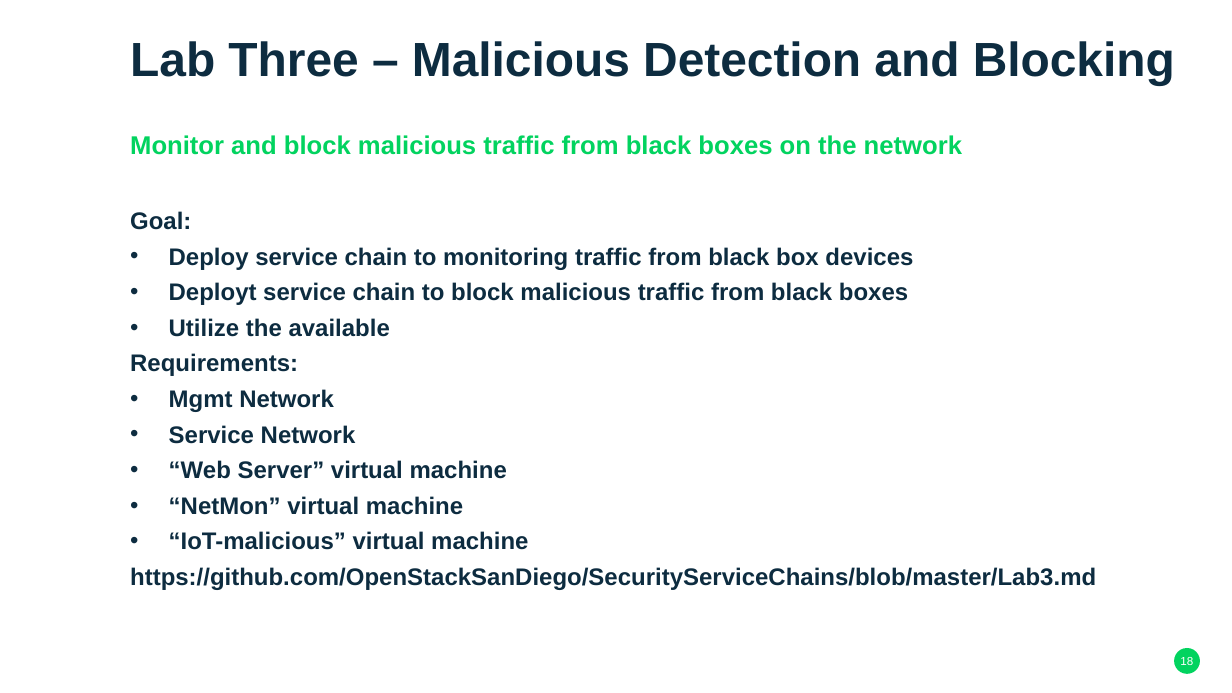
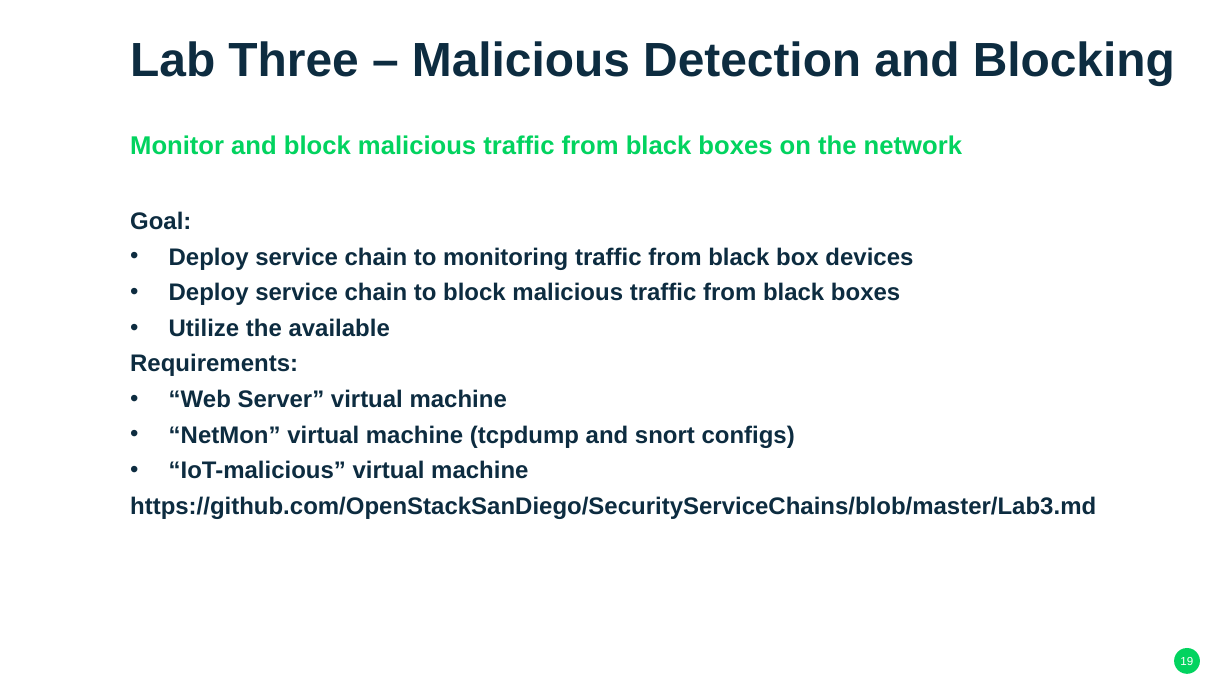
Before and after one commit to OpenStackSanDiego/SecurityServiceChains, a slide deck: slide 19 of Virtualized Security Functions - SUSE Format.pptx (slide 18 before the commit). Drawn at 1232x693 pixels with LibreOffice and Linux fonts; fonts in the diff are those of the drawing; background and template pictures are left out. Boxes give left, top, right and bottom in pixels: in the first picture for what was removed or moved away, otherwise in the second. Text is boxed around its words. In the diff, an @@ line names an element or a change of style, - is before the commit and + after.

```diff
--- a/Virtualized Security Functions - SUSE Format.pptx
+++ b/Virtualized Security Functions - SUSE Format.pptx
@@ text at <box>169,282,900,305</box>: text changed @@
-• Deployt service chain to block malicious traffic from black boxes
+• Deploy service chain to block malicious traffic from black boxes
@@ text at <box>169,389,356,444</box>: paragraphs removed @@
-• Mgmt Network
-• Service Network
@@ text at <box>169,425,795,448</box>: text changed @@
-• “NetMon” virtual machine
+• “NetMon” virtual machine (tcpdump and snort configs)
@@ page number at <box>1180,657,1193,665</box>: text changed @@
-18
+19
```
Also in this commit, not shown: 6 other slides changed, 1 slide added.
